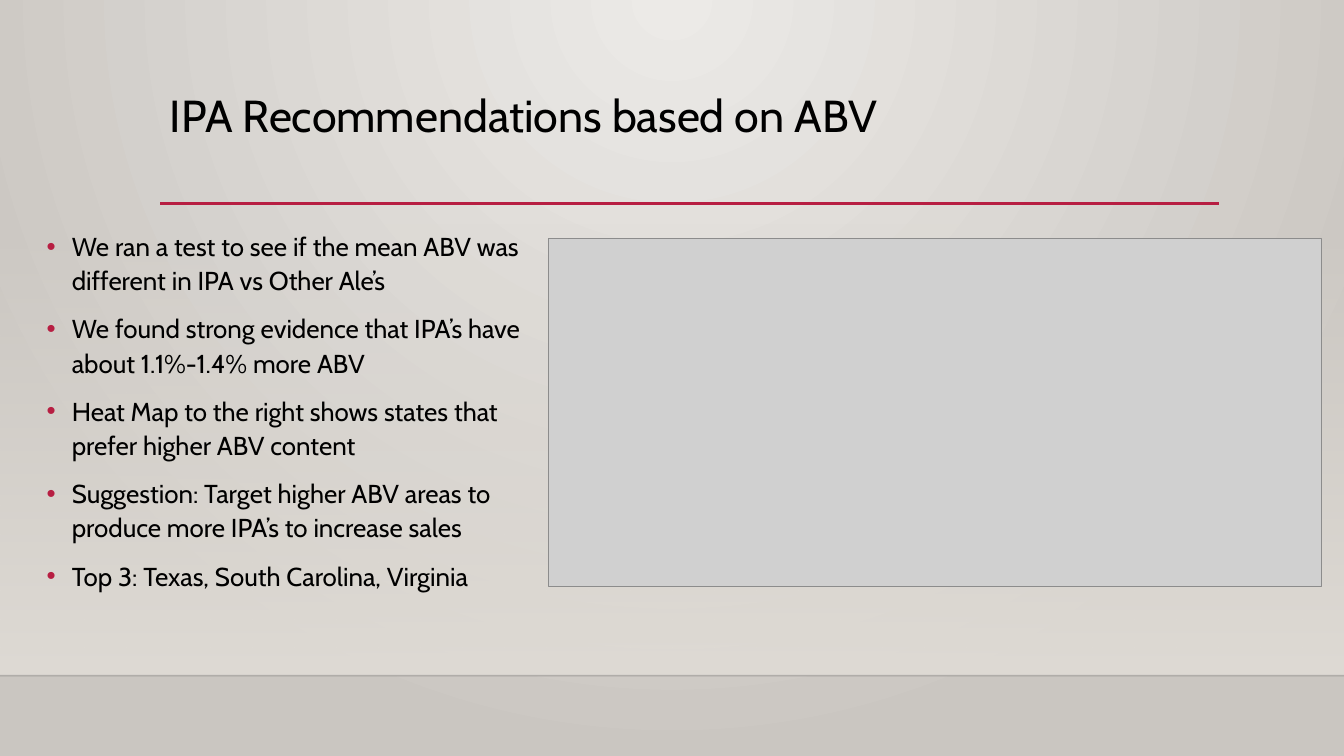
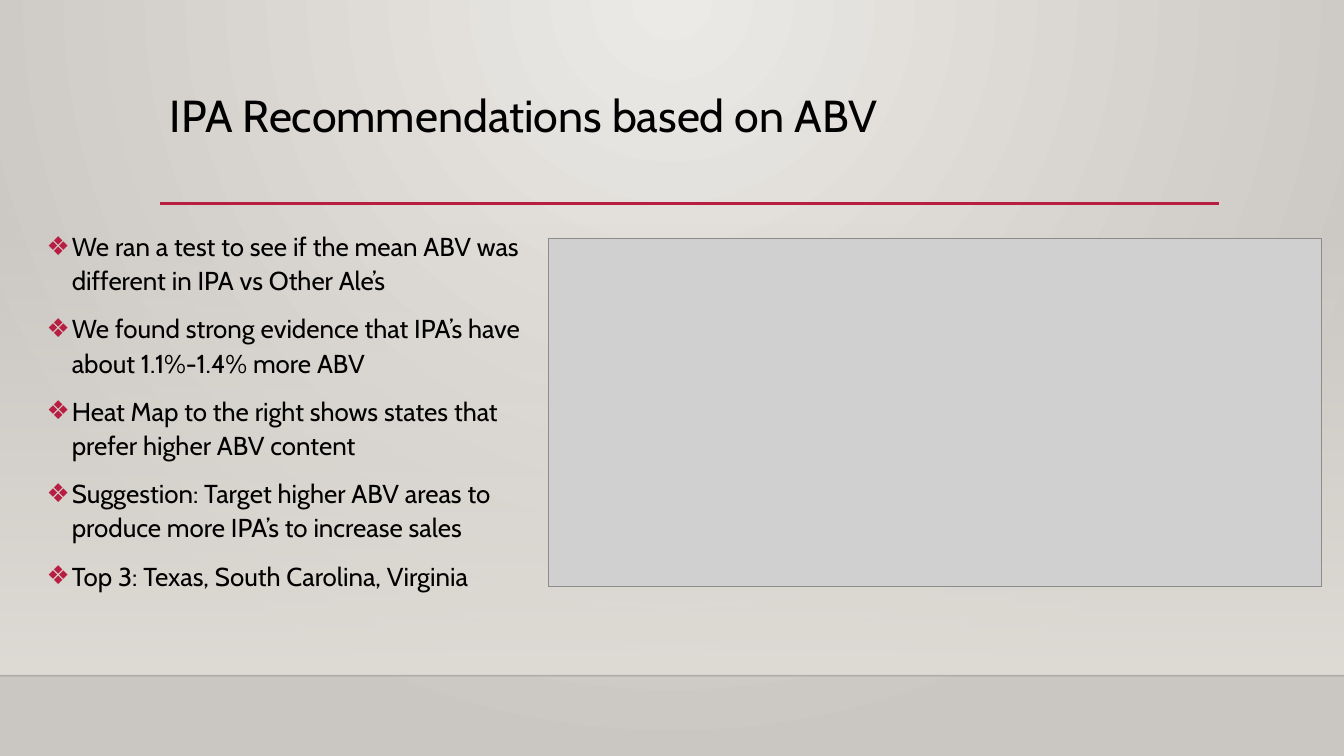
Before and after one commit to Aurian-G/BudweiserBreweryAnalysis, a slide deck: slide 11 of PPT/Case_Study_Analysis_DDS6306.pptx. Drawn at 1344x756 pixels with LibreOffice and Linux fonts; fonts in the diff are those of the drawing; grey boxes stand for pictures; background and template pictures are left out. Boxes give left, top, right and bottom in pixels: in the first picture for what was removed or moved away, otherwise in the second. Text is boxed around its words. In the diff, an @@ line names an element or a change of style, - is before the commit and + after.

Commit message:
Final additions. Styling changes

```diff
--- a/PPT/Case_Study_Analysis_DDS6306.pptx
+++ b/PPT/Case_Study_Analysis_DDS6306.pptx
@@ text "We ran a test to ..." at (x1=72, y1=236, x2=520, y2=591): bullet • to ❖ @@
```
Also in this commit, not shown: 3 other slides changed.
